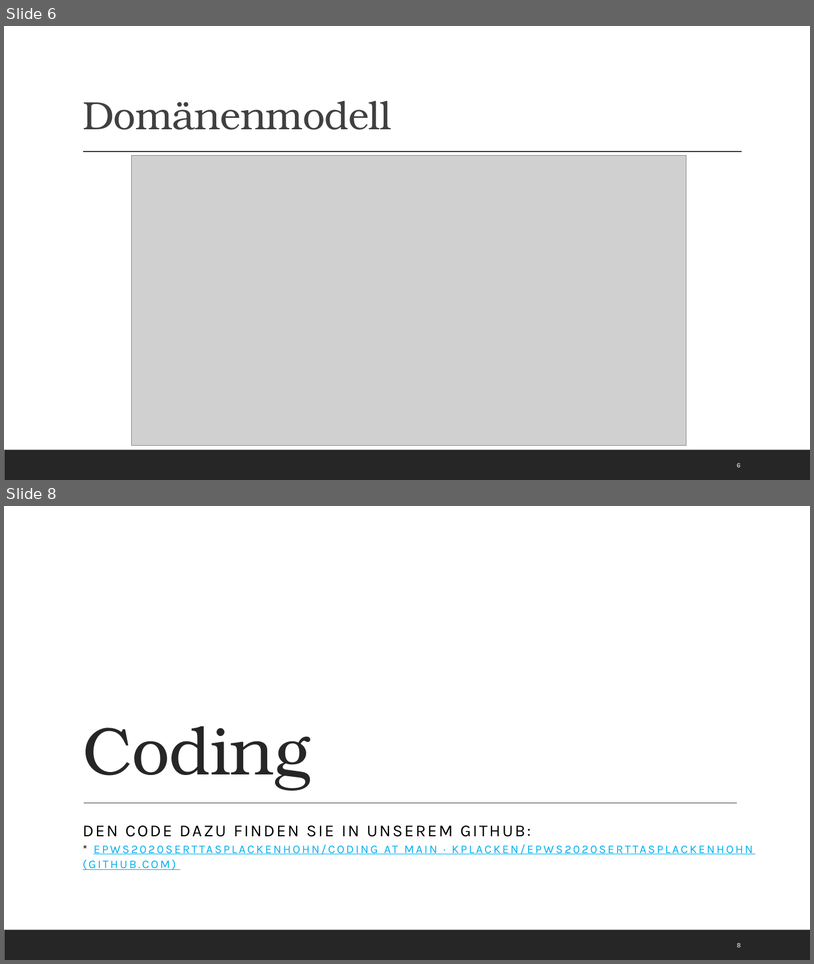
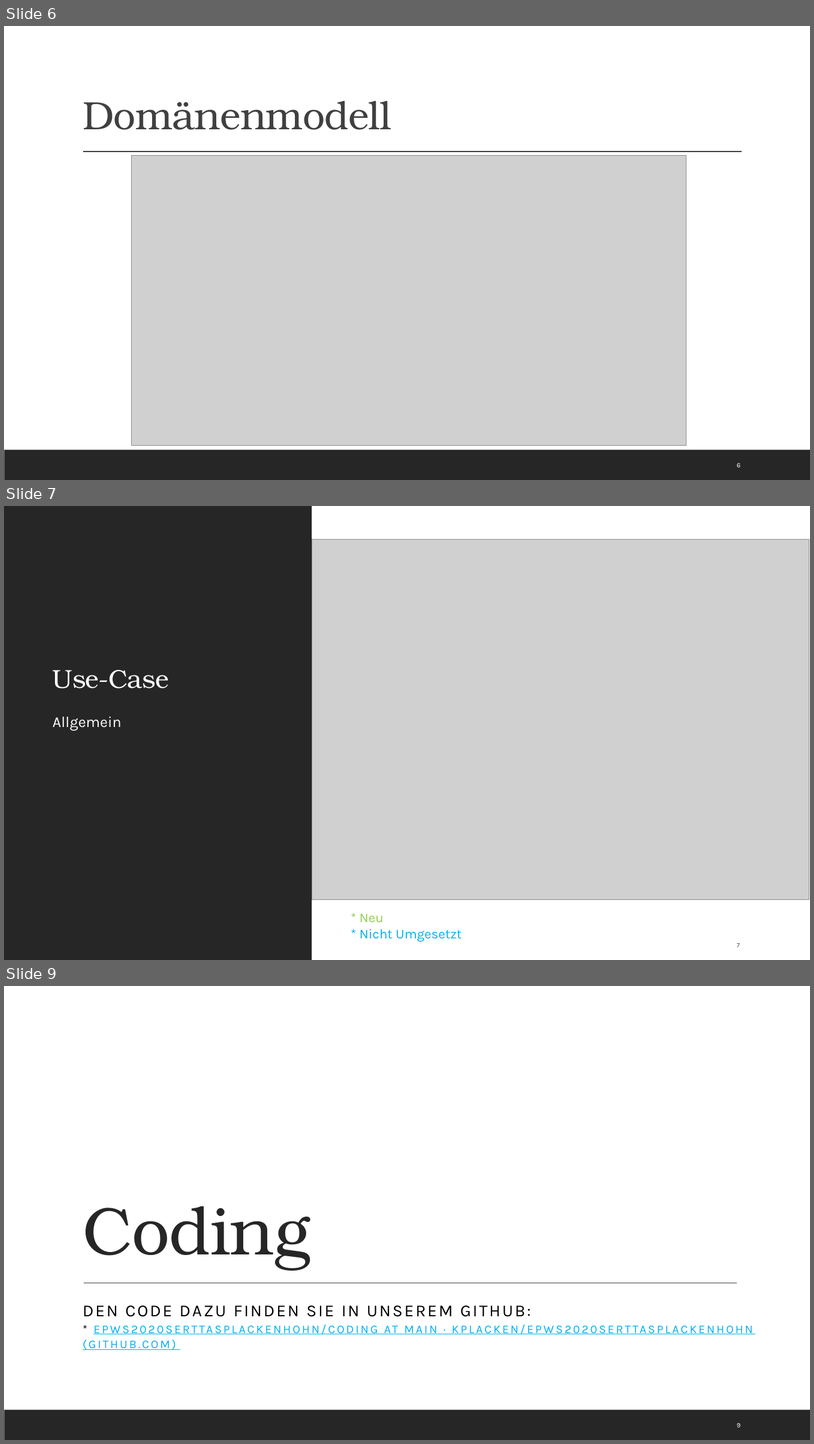
Before and after one commit to Kplacken/EPWS2020SerttasPlackenhohn, a slide deck: Audits/Audit 4/WS2020_SerttasPlackenhohn_Audit4.pptx. Shown one above the other, each under a label of ours: slides 6 and 8 before the commit, slides 6, 7 and 9 after it; the slides between them are not shown. The pictures are 814x964 and 814x1444 pixels, drawn with LibreOffice and Linux fonts; fonts in the diff are those of the drawing; grey boxes stand for pictures. Boxes give left, top, right and bottom in pixels: in the first picture for what was removed or moved away, otherwise in the second. Text is boxed around its words. In the diff, an @@ line names an element or a change of style, - is before the commit and + after.

```diff
--- a/Audits/Audit 4/WS2020_SerttasPlackenhohn_Audit4.pptx
+++ b/Audits/Audit 4/WS2020_SerttasPlackenhohn_Audit4.pptx
@@ slide 7 added at bbox=[4, 506, 810, 960], background #FFFFFF @@
@@ rectangle added at bbox=[4, 506, 312, 960], fill #262626 @@
@@ picture added at bbox=[312, 539, 810, 899] @@
@@ title added at bbox=[53, 670, 169, 688], 31 pt, text #FFFFFF @@
+Use-Case
@@ text added at bbox=[53, 716, 122, 730], 18 pt, text #FFFFFF @@
+Allgemein
@@ text added at bbox=[360, 913, 462, 942], 16 pt, text #00B0F0 @@
+* Neu
+* Nicht Umgesetzt
@@ page number added at bbox=[737, 943, 740, 947], 8 pt, text #4A5356 @@
+7
@@ what was slide 8 is now slide 9 @@
```
Also in this commit, not shown: 1 slide changed, 1 other file.
